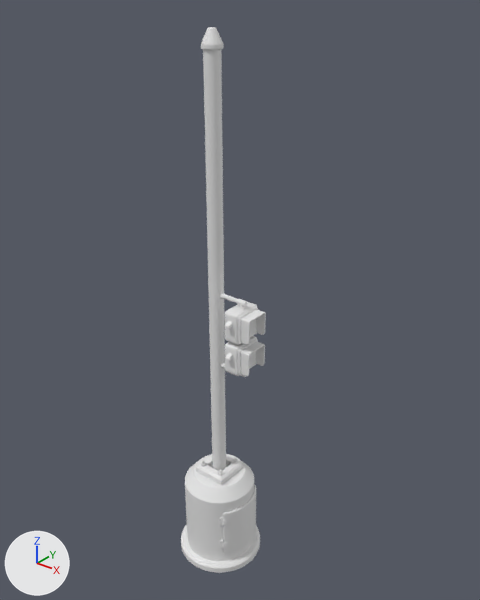
The Blender file untitled.blend: old version first, new version second.
Camera for both pictures: a 50 mm camera at (8.17, -9.43, 12.77) aimed at (0.31, 0.39, 6.68). Arrows for +X, +Y and +Z are at lower left; the lights stay in place.
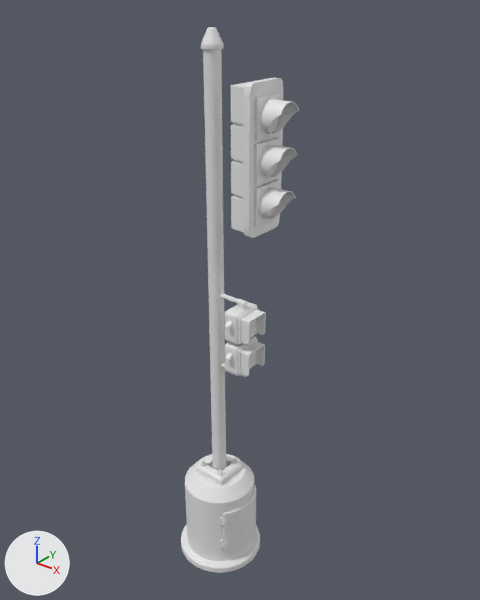
Commit message: added big spotlight - 47:00

Location of each change, (x1, y1, x2, y2) in pixels of the pictures (480 x 600 px):
'Circle.013', added: after (258, 97, 299, 220)
'Cube.005', added: after (243, 78, 283, 238)
'Cube.004', added: after (231, 82, 247, 233)
'Cube.006', added: after (253, 92, 282, 226)

What changed in the scene script:
```text
Add me_circle_011:
    me_circle_011.from_pydata(...)  # 128 vertices, 96 faces; spans x -1.0..1.0, y -1.0..1.0, z -0.42..1.18
    me_circle_011.polygons.foreach_set('use_smooth', [True] * 96)
Add me_cube_004:
    me_cube_004.from_pydata(...)  # a box spanning x -1.0..1.0, y -1.0..1.0, z -1.0..1.0
Add me_cube_003:
    me_cube_003.from_pydata(...)  # 16 vertices, 14 faces; spans x -1.0..1.0, y -1.0..1.0, z -1.0..1.0
Add me_cube_002:
    me_cube_002.from_pydata(...)  # 56 vertices, 54 faces; spans x -1.0..1.0, y -1.0..1.0, z -1.0..1.0
    me_cube_002.polygons.foreach_set('use_smooth', [True] * 54)
Add ob_circle_013:
    ob_circle_013 = bpy.data.objects.new('Circle.013', me_circle_011)
    ob_circle_013.location = (1.33, 0.0, 10.62)
    ob_circle_013.rotation_euler = (0.0, 1.571, 0.0)  # degrees (0, 90, 0)
    ob_circle_013.scale = (0.315, 0.315, 0.315)
    _m = ob_circle_013.modifiers.new('Solidify', 'SOLIDIFY')
    _m.thickness = 0.05
    _m.use_even_offset = True
    _m = ob_circle_013.modifiers.new('Bevel', 'BEVEL')
    _m.width = 0.01
    _m.width_pct = 0.01
    _m.segments = 2
    _m = ob_circle_013.modifiers.new('Subdivision', 'SUBSURF')
    _m.levels = 2
    _m = ob_circle_013.modifiers.new('Array', 'ARRAY')
    _m.count = 3
    _m.relative_offset_displace = (1.23, 0.0, 0.0)
Add ob_cube_006:
    ob_cube_006 = bpy.data.objects.new('Cube.006', me_cube_004)
    ob_cube_006.location = (1.24, 0.0, 10.62)
    ob_cube_006.scale = (0.047, 0.351, 0.351)
    _m = ob_cube_006.modifiers.new('Bevel', 'BEVEL')
    _m.width = 0.01
    _m.width_pct = 0.01
    _m.segments = 3
    _m = ob_cube_006.modifiers.new('Array', 'ARRAY')
    _m.count = 3
    _m.relative_offset_displace = (0.0, 0.0, -1.1)
Add ob_cube_005:
    ob_cube_005 = bpy.data.objects.new('Cube.005', me_cube_003)
    ob_cube_005.location = (1.15, 0.0, 9.85)
    ob_cube_005.scale = (0.0715, 0.494, 1.36)
    _m = ob_cube_005.modifiers.new('Bevel', 'BEVEL')
    _m.width = 0.01
    _m.width_pct = 0.01
    _m.segments = 3
    _m.limit_method = 'WEIGHT'
    _m = ob_cube_005.modifiers.new('Subdivision', 'SUBSURF')
    _m.levels = 3
    _m.render_levels = 3
Add ob_cube_004:
    ob_cube_004 = bpy.data.objects.new('Cube.004', me_cube_002)
    ob_cube_004.location = (0.92, 0.0, 9.84)
    ob_cube_004.scale = (0.228, 0.408, 1.28)
    _m = ob_cube_004.modifiers.new('Bevel', 'BEVEL')
    _m.width = 0.01
    _m.width_pct = 0.01
    _m.segments = 3
```
